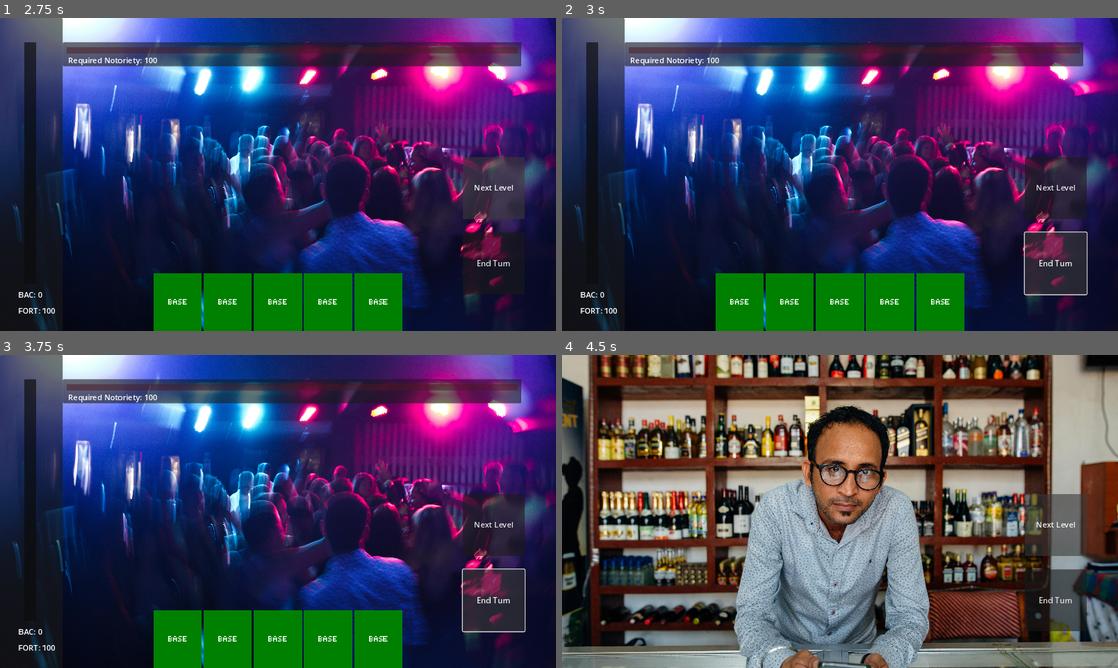
Above: before the commit, frames 1-4 (two rows, left to right).
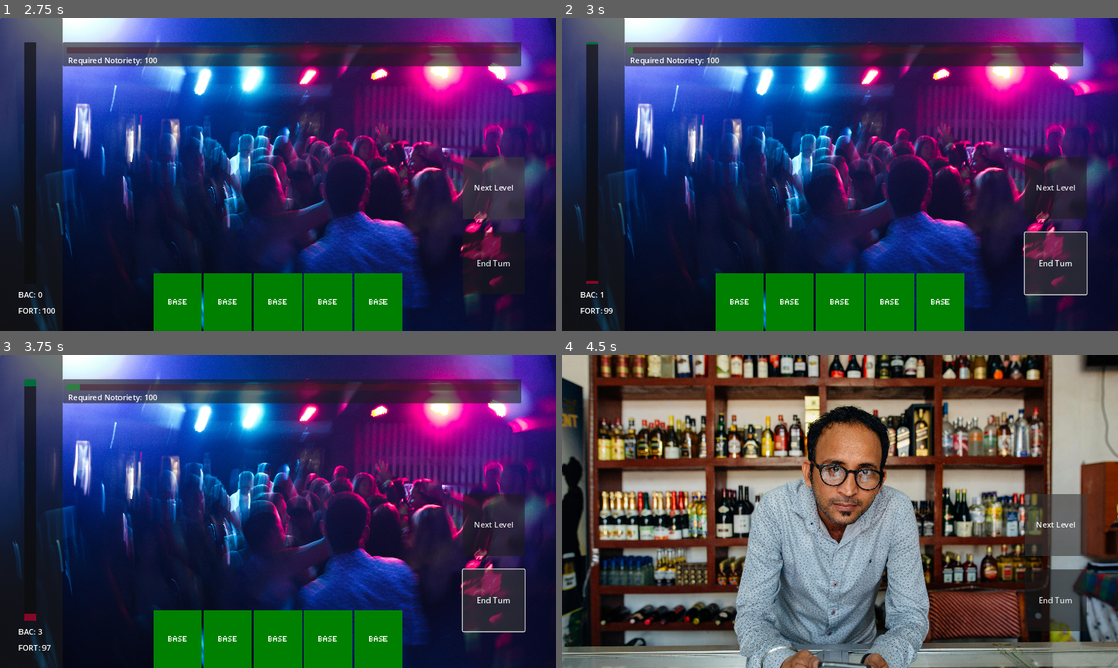
Above: after the commit, the same moments.

Repository: TreSmith/JameGamGameJam
Game: Godot game, scene res://Scenes/UI/main_menu.tscn
Two runs of this game, one before a commit and one after it. Both use one fixed random seed, a clock stepped at 60 frames per second and the inputs below.
Inputs:
- Up to frame 1 (2.75 s): click "START GAME" at 0.5 s; click "Next Level" at 1.25 s; click "Next Level" at 2 s
- Up to frame 2 (3 s): click "End Turn" at 2.75 s
- Up to frame 3 (3.75 s): click "End Turn" at 3.5 s
- Up to frame 4 (4.5 s): click "Next Level" at 4.25 s

Frame 1 is identical in both runs. In frame 2, less than 0.1% of the frame differs, in the area x 4-13%, y 7-95%; in frame 3, 0.2%, in the area x 4-15%, y 7-95%; in frame 4, nothing differs.

Commit message:
adding connections

Diff:
--- a/Scenes/Levels/level_1.tscn
+++ b/Scenes/Levels/level_1.tscn
@@ -50,4 +50,5 @@
 [node name="Notoriety" parent="UI_Layer" instance=ExtResource("6_hwsjq")]
 unique_name_in_owner = true
 
+[connection signal="end_turn" from="UI_Layer/NextLevel" to="." method="_on_next_level_end_turn"]
 [connection signal="next_level" from="UI_Layer/NextLevel" to="." method="_on_next_level_next_level"]
--- a/Scenes/Levels/level_2.tscn
+++ b/Scenes/Levels/level_2.tscn
@@ -50,4 +50,5 @@
 [node name="PlayerBars" parent="UI_Layer" instance=ExtResource("6_shp4r")]
 unique_name_in_owner = true
 
+[connection signal="end_turn" from="UI_Layer/NextLevel" to="." method="_on_next_level_end_turn"]
 [connection signal="next_level" from="UI_Layer/NextLevel" to="." method="_on_next_level_next_level"]
--- a/Scenes/Levels/level_3.tscn
+++ b/Scenes/Levels/level_3.tscn
@@ -50,4 +50,5 @@
 [node name="PlayerBars" parent="UI_Layer" instance=ExtResource("6_phiha")]
 unique_name_in_owner = true
 
+[connection signal="end_turn" from="UI_Layer/NextLevel" to="." method="_on_next_level_end_turn"]
 [connection signal="next_level" from="UI_Layer/NextLevel" to="." method="_on_next_level_next_level"]
--- a/Scenes/Levels/level_4.tscn
+++ b/Scenes/Levels/level_4.tscn
@@ -50,4 +50,5 @@
 [node name="PlayerBars" parent="UI_Layer" instance=ExtResource("6_fxrfo")]
 unique_name_in_owner = true
 
+[connection signal="end_turn" from="UI_Layer/NextLevel" to="." method="_on_next_level_end_turn"]
 [connection signal="next_level" from="UI_Layer/NextLevel" to="." method="_on_next_level_next_level"]
--- a/Scenes/Levels/level_5.tscn
+++ b/Scenes/Levels/level_5.tscn
@@ -50,4 +50,5 @@
 [node name="PlayerBars" parent="UI_Layer" instance=ExtResource("6_q3pkv")]
 unique_name_in_owner = true
 
+[connection signal="end_turn" from="UI_Layer/NextLevel" to="." method="_on_next_level_end_turn"]
 [connection signal="next_level" from="UI_Layer/NextLevel" to="." method="_on_next_level_next_level"]
